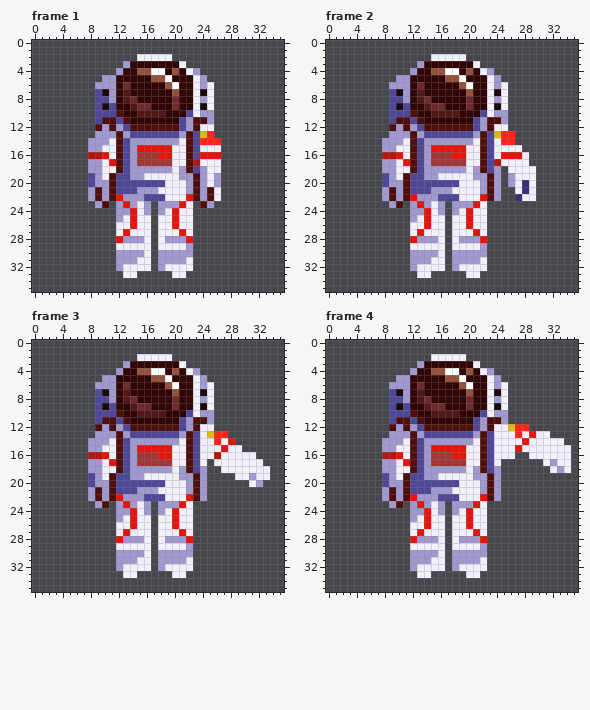
Two states of a pixel-art file, sketches/astronauts-in-space/design/astronauts.aseprite. The picture above was drawn from the file before the commit.
36x36 pixels, 14 frames. Shown: frame 1, frame 2, frame 3, frame 4. The commit also changed other frames, which this record leaves out.
The same view after the edit:
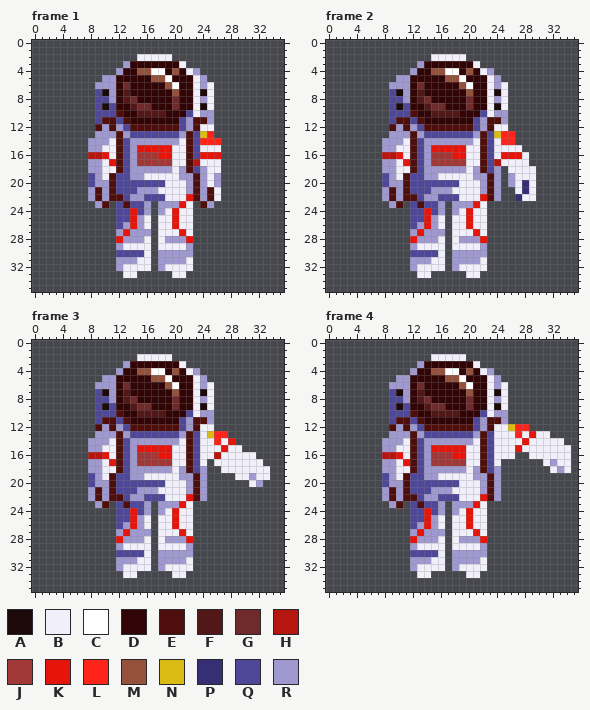
Palette (. is transparent): A #1c0909  B #f1f0fa  C #ffffff  D #310505  E #4e0f0c  F #521818  G #6f2b2b  H #b5160f  J #a03838  K #e6150c  L #ff241a  M #94523c  N #dabb14  P #362f76  Q #4f4797  R #9f99d0
Message: sketch: update tiangong sprite + add script for creating spritesheets
What changed:
Changed rows in their new state; - is an unchanged pixel.
Frame 1, layer "Tiangong":
first column x 12:
22 EQ---
23 QEQQ-
24 QQ-Q-
25 QQ-R-
26 QR-R-
27 R-RRR
29 R----
30 QQQQ-
Frame 2, layer "Tiangong": the same change as frame 1
Frame 3, layer "Tiangong": the same change as frame 1
Frame 4, layer "Tiangong": the same change as frame 1
Pixel boxes of the changes (left, top, right, bottom) in both pictures:
changed: (116, 194, 151, 257)
changed: (410, 194, 445, 257)
changed: (116, 494, 151, 557)
changed: (410, 494, 445, 557)
